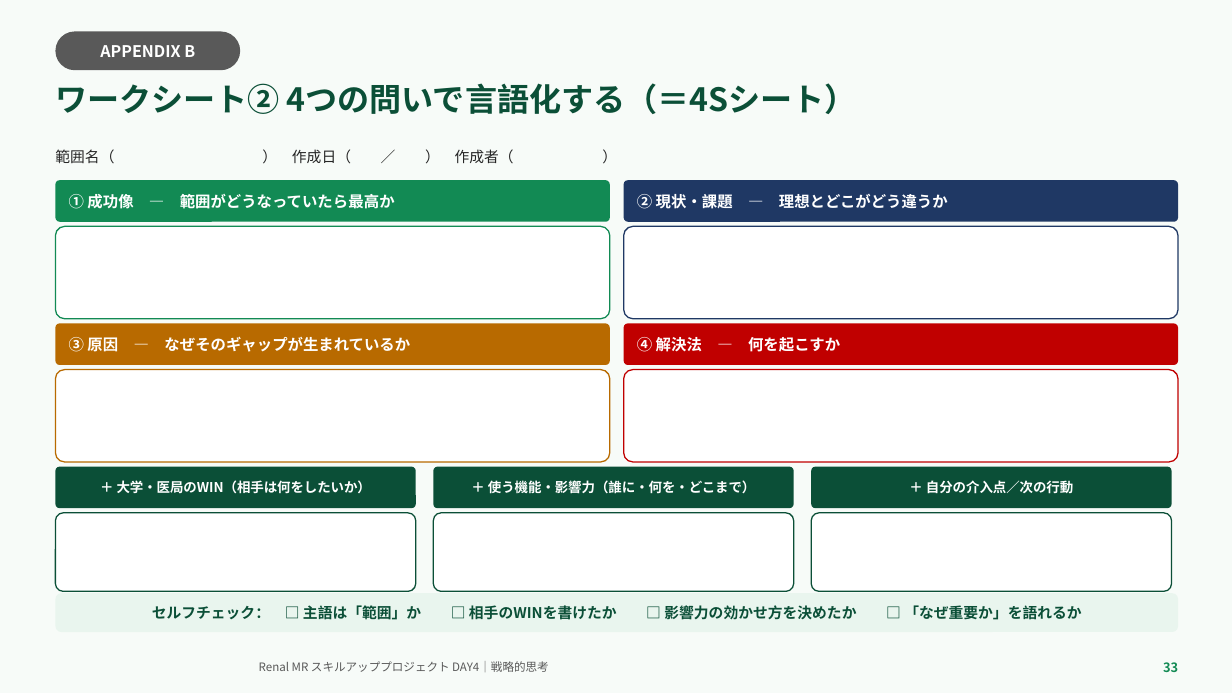
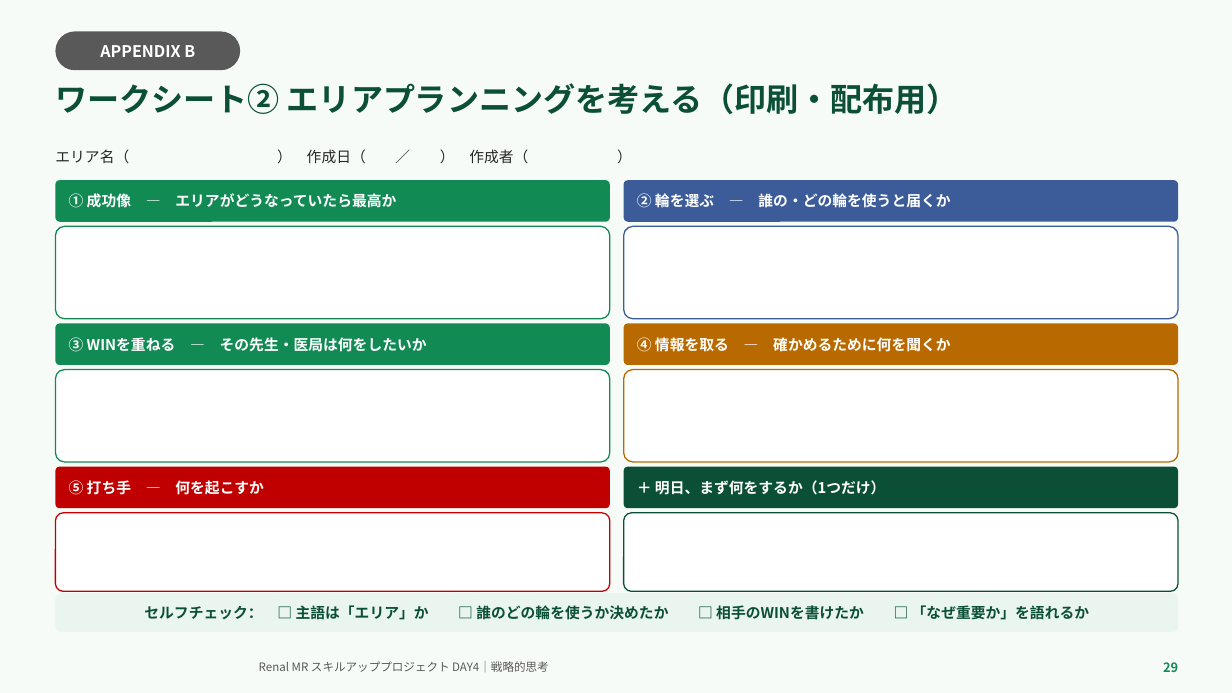
Before and after one commit to TAKUYA-1187/Claude, a slide deck: slide 29 of novartis_training/DAY4_ちょっと分かるだけで世界が変わる.pptx (slide 33 before the commit). Drawn at 1232x693 pixels with LibreOffice and Linux fonts; fonts in the diff are those of the drawing; background and template pictures are left out. Boxes give left, top, right and bottom in pixels: in the first picture for what was removed or moved away, otherwise in the second. Text is boxed around its words. In the diff, an @@ line names an element or a change of style, - is before the commit and + after.

```diff
--- a/novartis_training/DAY4_ちょっと分かるだけで世界が変わる.pptx
+++ b/novartis_training/DAY4_ちょっと分かるだけで世界が変わる.pptx
@@ text at (55,83,959,114): text changed @@
-ワークシート② 4つの問いで言語化する（＝4Sシート）
+ワークシート② エリアプランニングを考える（印刷・配布用）
@@ text at (55,149,528,164): text changed @@
-範囲名（ ） 作成日（ ／ ） 作成者（ ）
+エリア名（ ） 作成日（ ／ ） 作成者（ ）
@@ text in rounded rectangle at (69,193,396,208): text changed; size 12 to 11.5 pt @@
-① 成功像 — 範囲がどうなっていたら最高か
+① 成功像 — エリアがどうなっていたら最高か
@@ rounded rectangle "② 輪を選ぶ — 誰の・どの輪を使うと届くか" at (624,180,1178,222): fill #1F3864 to #3B5C99 @@
@@ text in rounded rectangle at (637,193,950,208): text changed; size 12 to 11.5 pt @@
-② 現状・課題 — 理想とどこがどう違うか
+② 輪を選ぶ — 誰の・どの輪を使うと届くか
@@ rounded rectangle at (624,226,1178,319): outline #1F3864 1 pt to #3B5C99 1 pt @@
@@ rounded rectangle "③ WINを重ねる — その先生・医局は何をしたいか" at (55,323,610,365): fill #B86A00 to #128A54 @@
@@ rounded rectangle "④ 情報を取る — 確かめるために何を聞くか" at (624,323,1178,365): fill #C00000 to #B86A00 @@
@@ text in rounded rectangle at (69,337,427,352): text changed; size 12 to 11.5 pt @@
-③ 原因 — なぜそのギャップが生まれているか
+③ WINを重ねる — その先生・医局は何をしたいか
@@ text in rounded rectangle at (637,337,950,352): text changed; size 12 to 11.5 pt @@
-④ 解決法 — 何を起こすか
+④ 情報を取る — 確かめるために何を聞くか
@@ rounded rectangle at (55,370,610,462): outline #B86A00 1 pt to #128A54 1 pt @@
@@ rounded rectangle at (624,370,1178,462): outline #C00000 1 pt to #B86A00 1 pt @@
@@ rounded rectangle "⑤ 打ち手 — 何を起こすか": place and size @@
-rounded rectangle "⑤ 打ち手 — 何を起こすか" at (55,467,416,508)
+rounded rectangle "⑤ 打ち手 — 何を起こすか" at (55,467,610,508)
@@ rounded rectangle "⑤ 打ち手 — 何を起こすか" at (55,467,610,508): fill #0B4F37 to #C00000 @@
@@ rounded rectangle "＋ 明日、まず何をするか（1つだけ）": place and size @@
-rounded rectangle "＋ 明日、まず何をするか（1つだけ）" at (433,467,794,508)
+rounded rectangle "＋ 明日、まず何をするか（1つだけ）" at (624,467,1178,508)
@@ rounded rectangle removed at (811,467,1172,508) @@
-＋ 自分の介入点／次の行動
@@ text in rounded rectangle at (69,480,263,495): text changed; size 10.5 to 11.5 pt @@
-＋ 大学・医局のWIN（相手は何をしたいか）
+⑤ 打ち手 — 何を起こすか
@@ text in rounded rectangle at (655,480,885,495): text changed; size 10.5 to 11.5 pt @@
-＋ 使う機能・影響力（誰に・何を・どこまで）
+＋ 明日、まず何をするか（1つだけ）
@@ rounded rectangle: place and size @@
-rounded rectangle at (55,513,416,592)
+rounded rectangle at (55,513,610,592)
@@ rounded rectangle at (55,513,610,592): outline #0B4F37 1 pt to #C00000 1 pt @@
@@ rounded rectangle: place and size @@
-rounded rectangle at (433,513,794,592)
+rounded rectangle at (624,513,1178,592)
@@ rounded rectangle removed at (811,513,1172,592) @@
@@ text in rounded rectangle at (144,605,1089,620): text changed @@
-セルフチェック： □ 主語は「範囲」か □ 相手のWINを書けたか □ 影響力の効かせ方を決めたか □ 「なぜ重要か」を語れるか
+セルフチェック： □ 主語は「エリア」か □ 誰のどの輪を使うか決めたか □ 相手のWINを書けたか □ 「なぜ重要か」を語れるか
@@ text at (1163,662,1178,672): text changed @@
-33
+29
```
Also in this commit, not shown: 23 other slides changed, 2 slides added, 6 slides removed, 2 other files.
